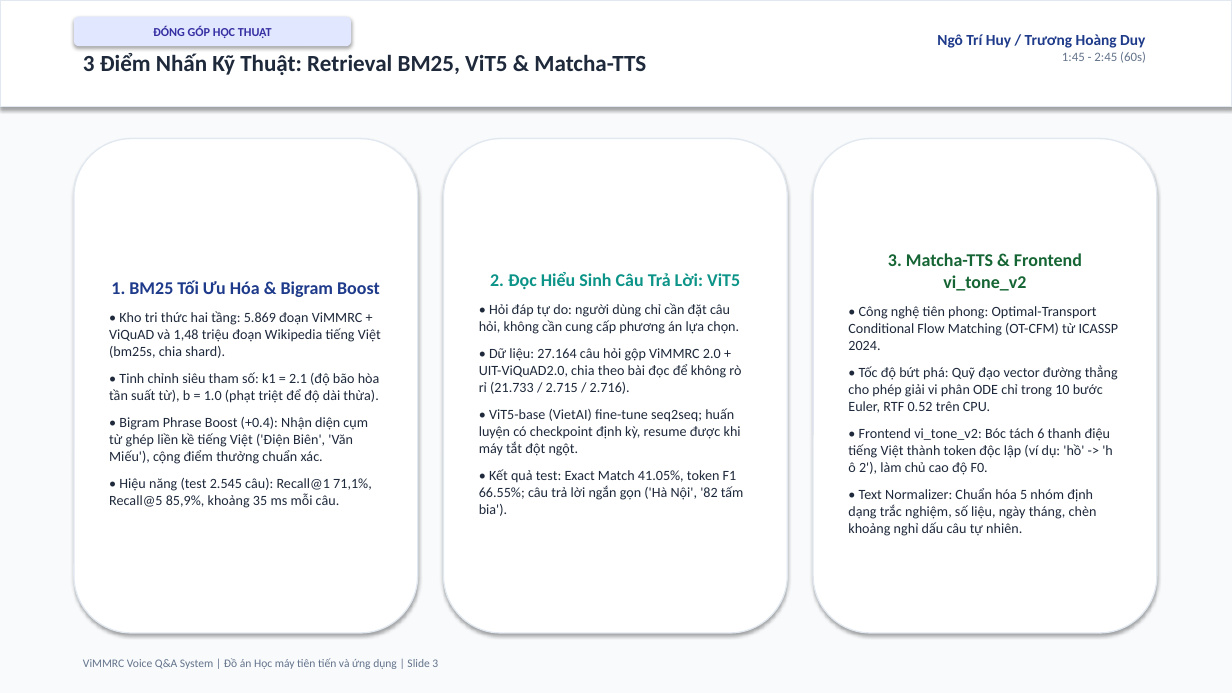
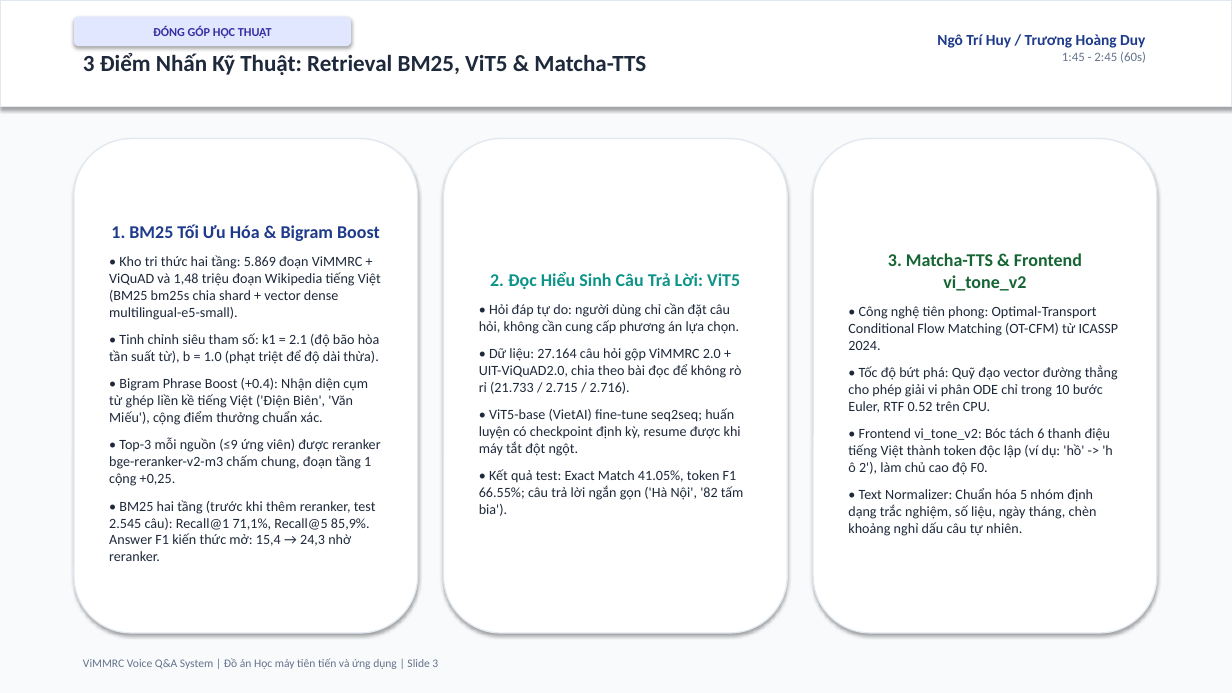
Before and after one commit to ngohuy04022000/vimmrc-qa-voice, a slide deck: slide 3 of docs/ViMMRC_Presentation_5min.pptx. Drawn at 1232x693 pixels with LibreOffice and Linux fonts; fonts in the diff are those of the drawing. Boxes give left, top, right and bottom in pixels: in the first picture for what was removed or moved away, otherwise in the second. Text is boxed around its words. In the diff, an @@ line names an element or a change of style, - is before the commit and + after.

```diff
--- a/docs/ViMMRC_Presentation_5min.pptx
+++ b/docs/ViMMRC_Presentation_5min.pptx
@@ text in rounded rectangle at (x1=109, y1=255, x2=381, y2=320): text changed @@
-• Kho tri thức hai tầng: 5.869 đoạn ViMMRC + ViQuAD và 1,48 triệu đoạn Wikipedia tiếng Việt (bm25s, chia shard).
+• Kho tri thức hai tầng: 5.869 đoạn ViMMRC + ViQuAD và 1,48 triệu đoạn Wikipedia tiếng Việt (BM25 bm25s chia shard + vector dense multilingual-e5-small).
@@ text in rounded rectangle at (x1=109, y1=438, x2=381, y2=561): text changed @@
-• Hiệu năng (test 2.545 câu): Recall@1 71,1%, Recall@5 85,9%, khoảng 35 ms mỗi câu.
+• Top-3 mỗi nguồn (≤9 ứng viên) được reranker bge-reranker-v2-m3 chấm chung, đoạn tầng 1 cộng +0,25.
+• BM25 hai tầng (trước khi thêm reranker, test 2.545 câu): Recall@1 71,1%, Recall@5 85,9%. Answer F1 kiến thức mở: 15,4 → 24,3 nhờ reranker.
```
Also in this commit, not shown: 3 other slides changed, 10 other files.
